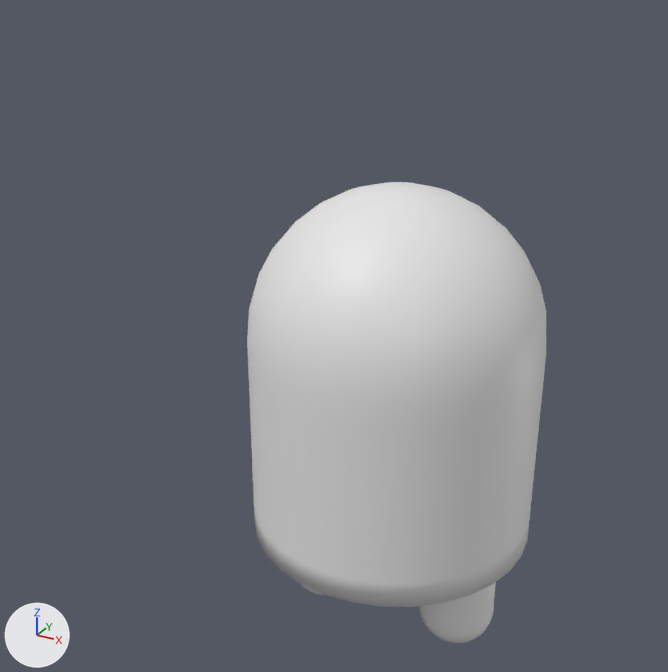
The COLLADA model My Project/assets/char/idea.dae as it was, and as the next commit left it.
Before and after are seen from a 50 mm lens placed at (1.63, -3.56, 2.48), pointed at (-0.08, -0.45, 0.92). The lights are fixed; the arrows at lower left show +X, +Y and +Z. Where no turn or scale is listed for an object, it has been applied to the vertices.
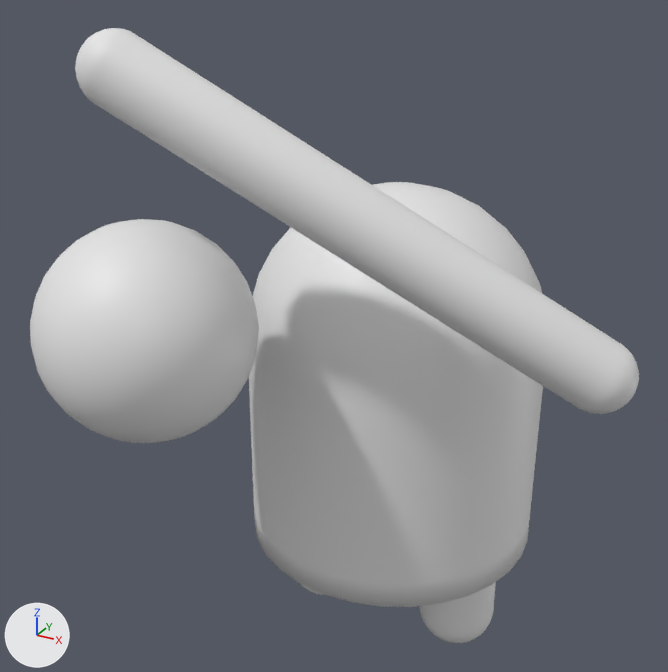
Location of each change, (x1, y1, x2, y2) in pixels of the pictures (668 x 672 px):
'Sphere.002', added
    after: (75, 28, 639, 414)
'Sphere.003', added
    after: (30, 219, 259, 443)

Edits to the bpy script that builds the scene:
```text
Add me_sphere_002:
    me_sphere_002.from_pydata(...)  # 482 vertices, 960 faces; spans x -0.13..1.67, y -0.13..0.71, z -1.13..0.13
Add me_sphere_003:
    me_sphere_003.from_pydata(...)  # a UV sphere (32 segments, 16 rings, poles along z) spanning x -0.41..0.41, y -0.41..0.41, z -0.41..0.41
Add ob_sphere_002:
    ob_sphere_002 = bpy.data.objects.new('Sphere.002', me_sphere_002)
    ob_sphere_002.location = (-0.489, -1.166, 2.053)
Add ob_sphere_003:
    ob_sphere_003 = bpy.data.objects.new('Sphere.003', me_sphere_003)
    ob_sphere_003.location = (-0.478, -1.148, 1.123)
```
